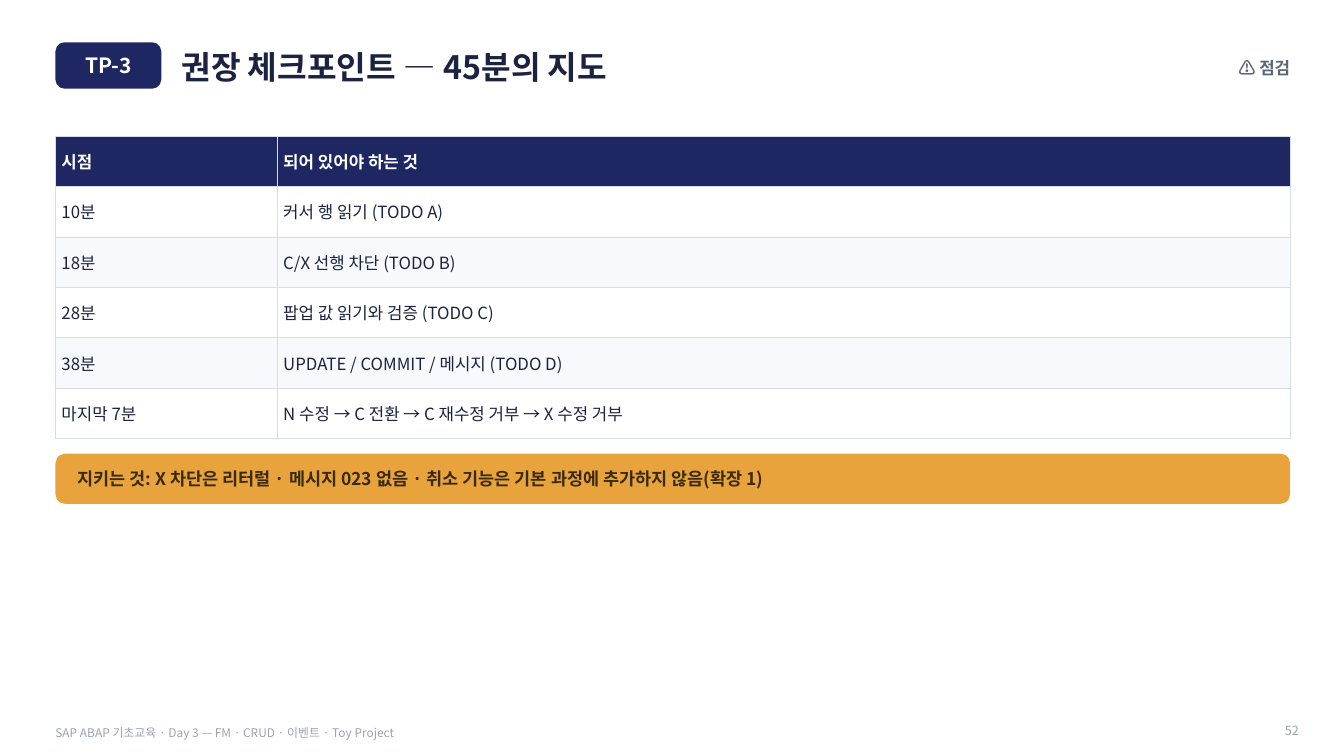
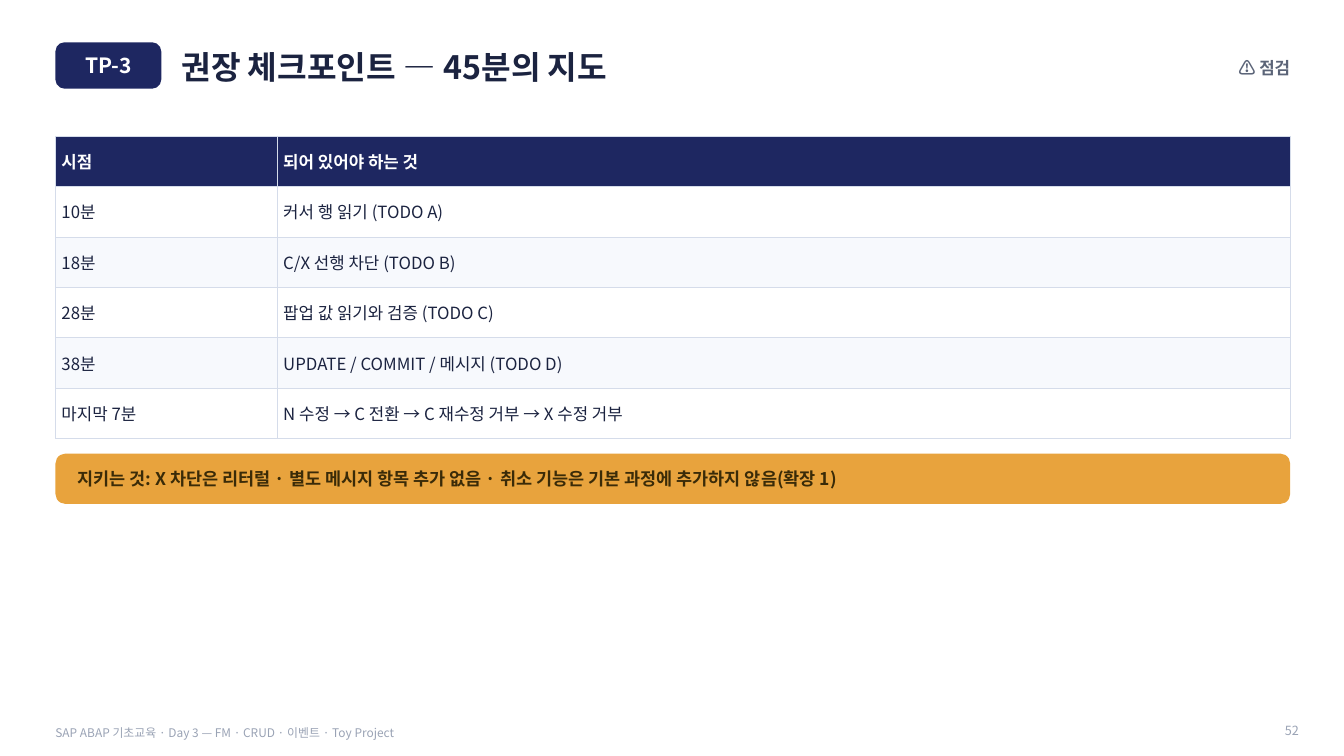
Before and after one commit to qdwe93/abap_beginner_2026, a slide deck: slide 52 of 50_슬라이드/SLIDES_Day3.pptx. Drawn at 1344x756 pixels with LibreOffice and Linux fonts; fonts in the diff are those of the drawing. Boxes give left, top, right and bottom in pixels: in the first picture for what was removed or moved away, otherwise in the second. Text is boxed around its words. In the diff, an @@ line names an element or a change of style, - is before the commit and + after.

```diff
--- a/50_슬라이드/SLIDES_Day3.pptx
+++ b/50_슬라이드/SLIDES_Day3.pptx
@@ text at bbox=[78, 470, 837, 489]: text changed @@
-지키는 것: X 차단은 리터럴 · 메시지 023 없음 · 취소 기능은 기본 과정에 추가하지 않음(확장 1)
+지키는 것: X 차단은 리터럴 · 별도 메시지 항목 추가 없음 · 취소 기능은 기본 과정에 추가하지 않음(확장 1)
```
Also in this commit, not shown: 5 other slides changed, 6 other files.
